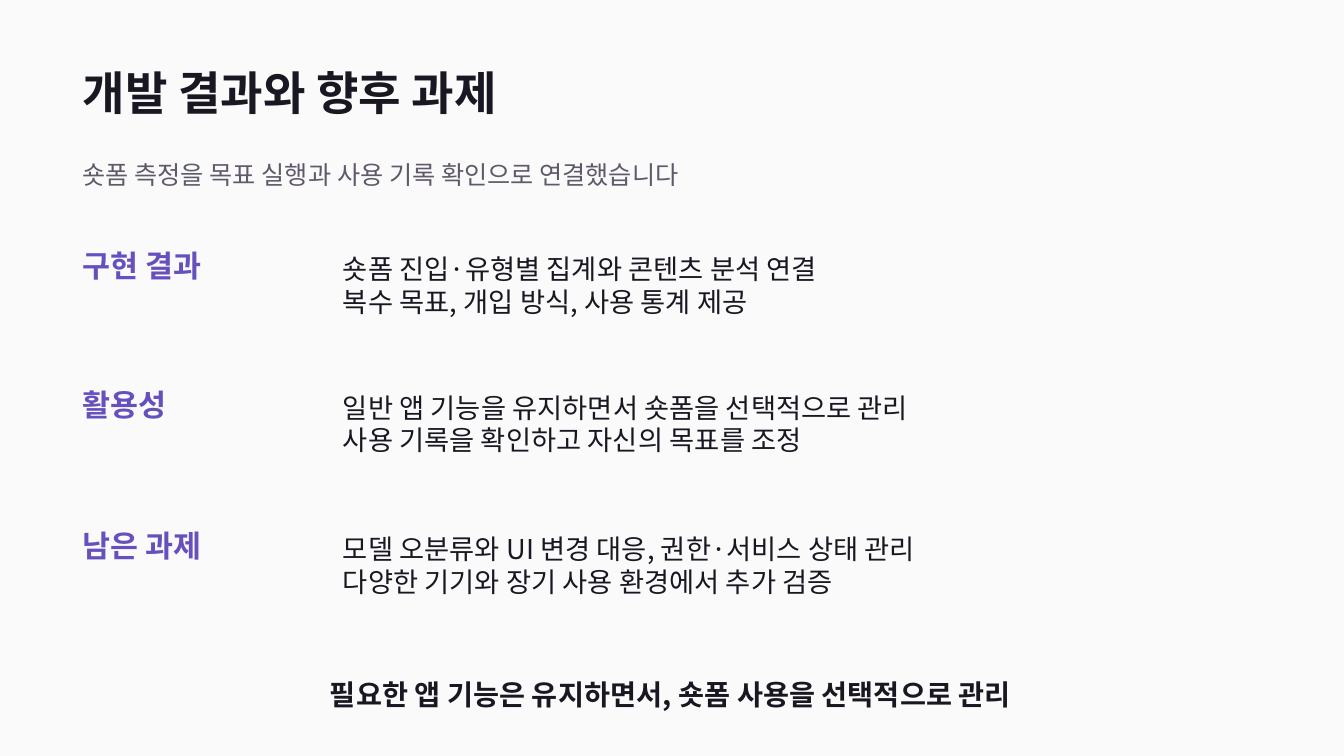
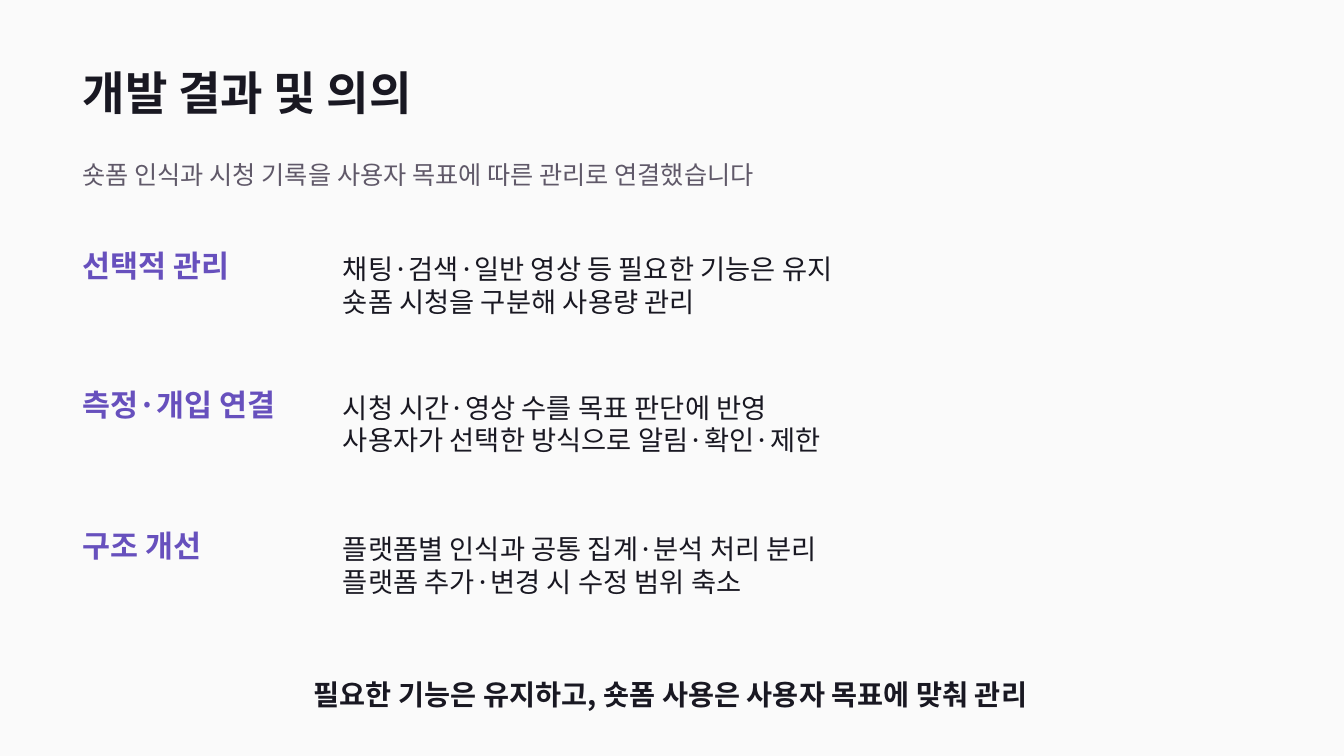
Before and after one commit to Spearoad/DopamineCut, a slide deck: slide 14 of Application/26-2/DopamineCut_최종발표.pptx. Drawn at 1344x756 pixels with LibreOffice and Linux fonts; fonts in the diff are those of the drawing. Boxes give left, top, right and bottom in pixels: in the first picture for what was removed or moved away, otherwise in the second. Text is boxed around its words. In the diff, an @@ line names an element or a change of style, - is before the commit and + after.

Commit message:
최종발표 파일 수정

```diff
--- a/Application/26-2/DopamineCut_최종발표.pptx
+++ b/Application/26-2/DopamineCut_최종발표.pptx
@@ text at (x1=83, y1=71, x2=412, y2=114): text changed @@
-개발 결과와 향후 과제
+개발 결과 및 의의
@@ text at (x1=83, y1=163, x2=754, y2=186): text changed @@
-숏폼 측정을 목표 실행과 사용 기록 확인으로 연결했습니다
+숏폼 인식과 시청 기록을 사용자 목표에 따른 관리로 연결했습니다
@@ text at (x1=83, y1=251, x2=229, y2=280): text changed @@
-구현 결과
+선택적 관리
@@ text at (x1=343, y1=256, x2=832, y2=314): text changed @@
-숏폼 진입·유형별 집계와 콘텐츠 분석 연결
-복수 목표, 개입 방식, 사용 통계 제공
+채팅·검색·일반 영상 등 필요한 기능은 유지
+숏폼 시청을 구분해 사용량 관리
@@ text at (x1=83, y1=390, x2=275, y2=419): text changed @@
-활용성
+측정·개입 연결
@@ text at (x1=343, y1=395, x2=820, y2=452): text changed @@
-일반 앱 기능을 유지하면서 숏폼을 선택적으로 관리
-사용 기록을 확인하고 자신의 목표를 조정
+시청 시간·영상 수를 목표 판단에 반영
+사용자가 선택한 방식으로 알림·확인·제한
@@ text at (x1=83, y1=531, x2=201, y2=560): text changed @@
-남은 과제
+구조 개선
@@ text at (x1=343, y1=536, x2=817, y2=594): text changed @@
-모델 오분류와 UI 변경 대응, 권한·서비스 상태 관리
-다양한 기기와 장기 사용 환경에서 추가 검증
+플랫폼별 인식과 공통 집계·분석 처리 분리
+플랫폼 추가·변경 시 수정 범위 축소
@@ text at (x1=314, y1=681, x2=1027, y2=711): text changed @@
-필요한 앱 기능은 유지하면서, 숏폼 사용을 선택적으로 관리
+필요한 기능은 유지하고, 숏폼 사용은 사용자 목표에 맞춰 관리
```
Also in this commit, not shown: 4 other slides changed, 1 slide added, 1 slide removed.
